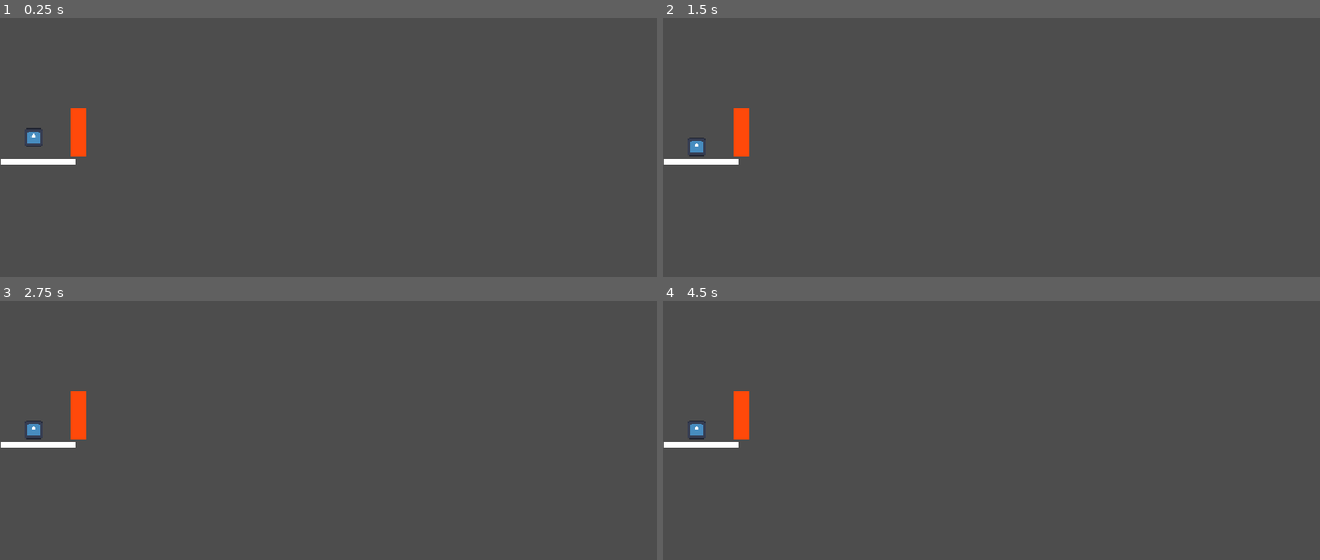
Above: before the commit, frames 1-4 (two rows, left to right).
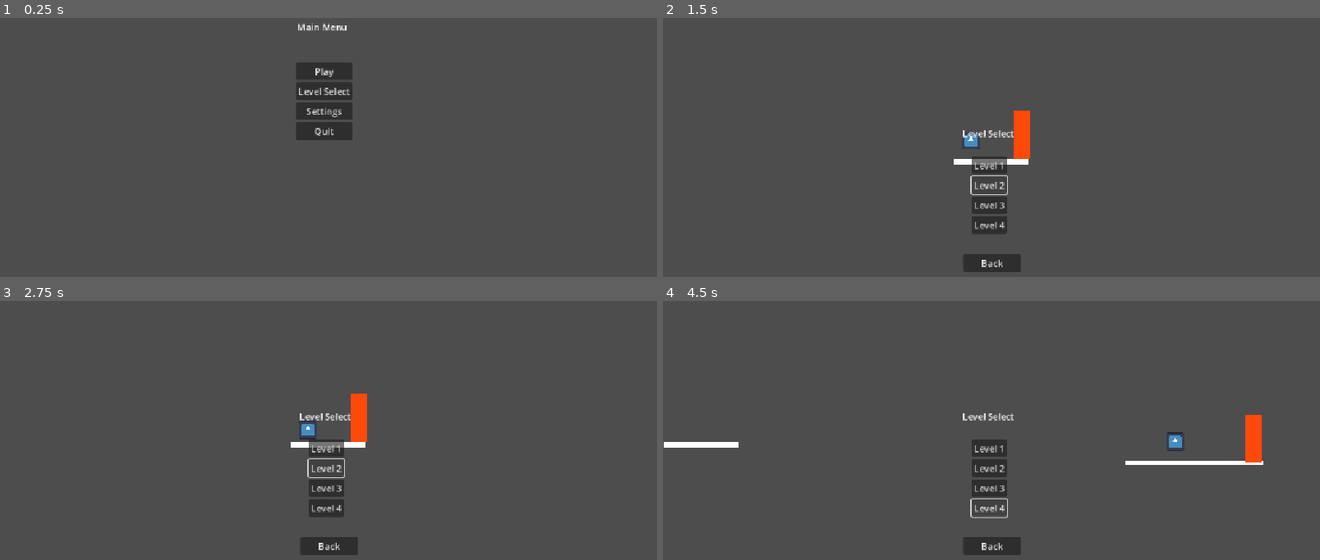
Above: after the commit, the same moments.

Repository: Cayuga007/summer-summit-2026
Game: Godot game, scene res://UI/Main_menu.tscn
The game is run twice, just before and just after one commit, with the same random seed, the same clock (stepped at 60 frames per second) and the same inputs. Before the commit the project starts from res://Levels/Level_1.tscn. The engine's default icon, where the game draws it, is replaced by a stand-in: a white triangle on a blue panel in a dark square.
Inputs (mouse positions are in pixels of both pictures, inside the frame that each line leads up to):
- Up to frame 1 (0.25 s): no input
- Up to frame 2 (1.5 s): click (984, 90) at 0.5 s, where only the run after the commit has a clickable "Level Select"; click (991, 186) at 1.25 s, where only the run after the commit has a clickable "Level 2"
- Up to frame 3 (2.75 s): click (328, 469) at 2 s, where only the run after the commit has a clickable "Level 2"
- Up to frame 4 (4.5 s): click (991, 487) at 2.75 s, where only the run after the commit has a clickable "Level 3"; click (991, 469) at 3.5 s, where only the run after the commit has a clickable "Level 2"; click (991, 508) at 4.25 s, where only the run after the commit has a clickable "Level 4"

The runs differ from the first frame. In frame 1, 3.0% of the frame differs, in the area x 0-54%, y 1-57%; in frame 2, 3.3%; in frame 3, 3.3%, in the area x 0-56%, y 34-99%; in frame 4, 3.3%.

Commit message:
More Menus
Added Main Menu, Settings, and pause. Each menu has their own hook ups with back buttons and everything tracks as intended.

Diff:
--- a/Scripts/Level_manager.gd
+++ b/Scripts/Level_manager.gd
@@ -8,17 +8,42 @@
 	"res://Levels/Level_4.tscn",
 ]
 
+const MAIN_MENU := "res://UI/Main_menu.tscn"
 const LEVEL_SELECT := "res://UI/Level_SelectionUI.tscn"
+const SETTINGS_MENU := preload("res://UI/Settings_Menu.tscn")
+const LEVEL_SELECT_MENU := preload("res://UI/Level_SelectionUI.tscn")
 
 var current_index: int = 0
+var music_volume: float = 1.0
+var sfx_volume: float = 1.0
+
+
+func set_music_volume(value: float) -> void:
+	music_volume = clampf(value, 0.0, 1.0)
+	_set_bus_volume("Music", music_volume)
+
+
+func set_sfx_volume(value: float) -> void:
+	sfx_volume = clampf(value, 0.0, 1.0)
+	_set_bus_volume("SFX", sfx_volume)
+
+
+func _set_bus_volume(bus_name: String, linear: float) -> void:
+	var bus := AudioServer.get_bus_index(bus_name)
+	if bus == -1:
+		return
+	AudioServer.set_bus_volume_db(bus, linear_to_db(linear) if linear > 0.0 else -80.0)
+
 
 func load_level(index: int) -> void:
 	current_index = clampi(index, 0, LEVELS.size() - 1)
 	get_tree().paused = false
 	get_tree().change_scene_to_file(LEVELS[current_index])
 
+
 func retry() -> void:
 	load_level(current_index)
+
 
 func next() -> void:
 	if has_next_level():
@@ -26,9 +51,23 @@
 	else:
 		go_to_level_select()
 
+
 func has_next_level() -> bool:
 	return current_index < LEVELS.size() - 1
+
 
 func go_to_level_select() -> void:
 	get_tree().paused = false
 	get_tree().change_scene_to_file(LEVEL_SELECT)
+
+
+func go_to_main_menu() -> void:
+	get_tree().paused = false
+	get_tree().change_scene_to_file(MAIN_MENU)
+
+
+func open_overlay(menu_scene: PackedScene, from_menu: CanvasLayer) -> void:
+	from_menu.hide()
+	var menu := menu_scene.instantiate()
+	from_menu.add_sibling(menu)
+	menu.closed.connect(from_menu.show)
--- a/Scripts/level_1.gd
+++ b/Scripts/level_1.gd
@@ -1,8 +1,24 @@
 extends Node2D
+
+const PAUSE_MENU := preload("res://UI/Pause_Menu.tscn")
+
+var pause_menu: CanvasLayer
+
 
 func _ready() -> void:
 	$VictoryDoor.level_completed.connect(_on_level_completed)
+	pause_menu = PAUSE_MENU.instantiate()
+	add_child(pause_menu)
+
 
 func _on_level_completed() -> void:
+	pause_menu.hide()
 	$LevelCompleted.show()
-	get_tree().paused = true  # optional, stops the player behind the menu
+	get_tree().paused = true
+
+
+func _unhandled_input(event: InputEvent) -> void:
+	if event.is_action_pressed("pause") and not get_tree().paused:
+		if $LevelCompleted.visible:
+			return
+		pause_menu.open()
--- a/Scripts/level_selection_ui.gd
+++ b/Scripts/level_selection_ui.gd
@@ -1,22 +1,31 @@
 extends CanvasLayer
 
+signal closed
+
+
+func _ready() -> void:
+	process_mode = Node.PROCESS_MODE_ALWAYS
 
 
 func _on_level_1_button_pressed() -> void:
-	LevelManager.current_index = 0
-	get_tree().change_scene_to_file("res://Levels/Level_1.tscn")
+	LevelManager.load_level(0)
 
 
 func _on_level_2_button_pressed() -> void:
-	LevelManager.current_index = 1
-	get_tree().change_scene_to_file("res://Levels/Level_2.tscn")
+	LevelManager.load_level(1)
 
 
 func _on_level_3_button_pressed() -> void:
-	LevelManager.current_index = 2
-	get_tree().change_scene_to_file("res://Levels/Level_3.tscn")
+	LevelManager.load_level(2)
 
 
 func _on_level_4_button_pressed() -> void:
-	LevelManager.current_index = 3
-	get_tree().change_scene_to_file("res://Levels/Level_4.tscn")
+	LevelManager.load_level(3)
+
+
+func _on_back_button_pressed() -> void:
+	if get_tree().current_scene == self:
+		LevelManager.go_to_main_menu()
+	else:
+		closed.emit()
+		queue_free()
--- /dev/null
+++ b/Scripts/main_menu.gd
@@ -0,0 +1,17 @@
+extends CanvasLayer
+
+
+func _on_play_button_pressed() -> void:
+	LevelManager.load_level(0)
+
+
+func _on_level_select_button_pressed() -> void:
+	LevelManager.open_overlay(LevelManager.LEVEL_SELECT_MENU, self)
+
+
+func _on_settings_button_pressed() -> void:
+	LevelManager.open_overlay(LevelManager.SETTINGS_MENU, self)
+
+
+func _on_quit_button_pressed() -> void:
+	get_tree().quit()
--- /dev/null
+++ b/Scripts/pause_menu.gd
@@ -0,0 +1,38 @@
+extends CanvasLayer
+
+
+func _ready() -> void:
+	process_mode = Node.PROCESS_MODE_ALWAYS
+	hide()
+
+
+func open() -> void:
+	show()
+	get_tree().paused = true
+
+
+func _on_resume_button_pressed() -> void:
+	hide()
+	get_tree().paused = false
+
+
+func _on_settings_button_pressed() -> void:
+	LevelManager.open_overlay(LevelManager.SETTINGS_MENU, self)
+
+
+func _on_level_select_button_pressed() -> void:
+	LevelManager.open_overlay(LevelManager.LEVEL_SELECT_MENU, self)
+
+
+func _on_main_menu_button_pressed() -> void:
+	LevelManager.go_to_main_menu()
+
+
+func _on_quit_button_pressed() -> void:
+	get_tree().quit()
+
+
+func _unhandled_input(event: InputEvent) -> void:
+	if visible and event.is_action_pressed("ui_cancel"):
+		_on_resume_button_pressed()
+		get_viewport().set_input_as_handled()
--- /dev/null
+++ b/Scripts/settings_menu.gd
@@ -0,0 +1,31 @@
+extends CanvasLayer
+
+signal closed
+
+@onready var music_slider: HSlider = $MusicLabel/MusicSlider
+@onready var sfx_slider: HSlider = $SFXLabel/SFXSlider
+
+
+func _ready() -> void:
+	process_mode = Node.PROCESS_MODE_ALWAYS
+	music_slider.value = LevelManager.music_volume
+	sfx_slider.value = LevelManager.sfx_volume
+
+
+func _on_music_slider_value_changed(value: float) -> void:
+	LevelManager.set_music_volume(value)
+
+
+func _on_sfx_slider_value_changed(value: float) -> void:
+	LevelManager.set_sfx_volume(value)
+
+
+func _on_back_button_pressed() -> void:
+	closed.emit()
+	queue_free()
+
+
+func _unhandled_input(event: InputEvent) -> void:
+	if event.is_action_pressed("ui_cancel"):
+		_on_back_button_pressed()
+		get_viewport().set_input_as_handled()
--- a/UI/Level_SelectionUI.tscn
+++ b/UI/Level_SelectionUI.tscn
@@ -34,7 +34,16 @@
 layout_mode = 2
 text = "Level 4"
 
+[node name="BackButton" type="Button" parent="."]
+offset_left = 527.0
+offset_top = 464.0
+offset_right = 627.0
+offset_bottom = 495.0
+text = "Back
+"
+
 [connection signal="pressed" from="VBoxContainer/Level1Button" to="." method="_on_level_1_button_pressed"]
 [connection signal="pressed" from="VBoxContainer/Level2Button" to="." method="_on_level_2_button_pressed"]
 [connection signal="pressed" from="VBoxContainer/Level3Button" to="." method="_on_level_3_button_pressed"]
 [connection signal="pressed" from="VBoxContainer/Level4Button" to="." method="_on_level_4_button_pressed"]
+[connection signal="pressed" from="BackButton" to="." method="_on_back_button_pressed"]
--- /dev/null
+++ b/UI/Main_menu.tscn
@@ -0,0 +1,42 @@
+[gd_scene load_steps=2 format=3 uid="uid://dyyfwwuagtr6g"]
+
+[ext_resource type="Script" uid="uid://omsdvrcb2cut" path="res://Scripts/main_menu.gd" id="1_vbv8a"]
+
+[node name="MainMenu" type="CanvasLayer"]
+script = ExtResource("1_vbv8a")
+
+[node name="Label" type="Label" parent="."]
+offset_left = 521.0
+offset_top = 53.0
+offset_right = 609.0
+offset_bottom = 76.0
+text = "Main Menu"
+
+[node name="VBoxContainer" type="VBoxContainer" parent="."]
+offset_left = 519.0
+offset_top = 127.0
+offset_right = 618.0
+offset_bottom = 263.0
+
+[node name="PlayButton" type="Button" parent="VBoxContainer"]
+layout_mode = 2
+text = "Play"
+
+[node name="LevelSelectButton" type="Button" parent="VBoxContainer"]
+layout_mode = 2
+text = "Level Select"
+
+[node name="SettingsButton" type="Button" parent="VBoxContainer"]
+layout_mode = 2
+text = "Settings
+"
+
+[node name="QuitButton" type="Button" parent="VBoxContainer"]
+layout_mode = 2
+text = "Quit
+"
+
+[connection signal="pressed" from="VBoxContainer/PlayButton" to="." method="_on_play_button_pressed"]
+[connection signal="pressed" from="VBoxContainer/LevelSelectButton" to="." method="_on_level_select_button_pressed"]
+[connection signal="pressed" from="VBoxContainer/SettingsButton" to="." method="_on_settings_button_pressed"]
+[connection signal="pressed" from="VBoxContainer/QuitButton" to="." method="_on_quit_button_pressed"]
--- /dev/null
+++ b/UI/Pause_Menu.tscn
@@ -0,0 +1,46 @@
+[gd_scene load_steps=2 format=3 uid="uid://b0idr30nj003"]
+
+[ext_resource type="Script" path="res://Scripts/pause_menu.gd" id="1_pause"]
+
+[node name="PauseMenu" type="CanvasLayer"]
+script = ExtResource("1_pause")
+
+[node name="Label" type="Label" parent="."]
+offset_left = 518.0
+offset_top = 120.0
+offset_right = 624.0
+offset_bottom = 143.0
+text = "Game Paused"
+
+[node name="VBoxContainer" type="VBoxContainer" parent="."]
+offset_left = 524.0
+offset_top = 192.0
+offset_right = 623.0
+offset_bottom = 328.0
+
+[node name="ResumeButton" type="Button" parent="VBoxContainer"]
+layout_mode = 2
+text = "Resume"
+
+[node name="SettingsButton" type="Button" parent="VBoxContainer"]
+layout_mode = 2
+text = "Settings"
+
+[node name="LevelSelectButton" type="Button" parent="VBoxContainer"]
+layout_mode = 2
+text = "Level Select"
+
+[node name="MainMenuButton" type="Button" parent="VBoxContainer"]
+layout_mode = 2
+text = "Main Menu"
+
+[node name="QuitButton" type="Button" parent="VBoxContainer"]
+layout_mode = 2
+text = "Quit
+"
+
+[connection signal="pressed" from="VBoxContainer/ResumeButton" to="." method="_on_resume_button_pressed"]
+[connection signal="pressed" from="VBoxContainer/SettingsButton" to="." method="_on_settings_button_pressed"]
+[connection signal="pressed" from="VBoxContainer/LevelSelectButton" to="." method="_on_level_select_button_pressed"]
+[connection signal="pressed" from="VBoxContainer/MainMenuButton" to="." method="_on_main_menu_button_pressed"]
+[connection signal="pressed" from="VBoxContainer/QuitButton" to="." method="_on_quit_button_pressed"]
--- /dev/null
+++ b/UI/Settings_Menu.tscn
@@ -0,0 +1,60 @@
+[gd_scene load_steps=2 format=3 uid="uid://cwj1ixkqgr8xb"]
+
+[ext_resource type="Script" uid="uid://buo0g1uw3bhr2" path="res://Scripts/settings_menu.gd" id="1_settings"]
+
+[node name="SettingsMenu" type="CanvasLayer"]
+script = ExtResource("1_settings")
+
+[node name="Label" type="Label" parent="."]
+offset_left = 536.0
+offset_top = 94.0
+offset_right = 598.0
+offset_bottom = 117.0
+text = "Settings"
+
+[node name="MusicLabel" type="Label" parent="."]
+offset_left = 484.0
+offset_top = 149.0
+offset_right = 665.0
+offset_bottom = 198.0
+text = "Music
+"
+
+[node name="MusicSlider" type="HSlider" parent="MusicLabel"]
+layout_mode = 0
+offset_left = 3.0
+offset_top = 30.0
+offset_right = 174.0
+offset_bottom = 46.0
+max_value = 1.0
+step = 0.01
+value = 1.0
+
+[node name="SFXLabel" type="Label" parent="."]
+offset_left = 485.0
+offset_top = 224.0
+offset_right = 666.0
+offset_bottom = 273.0
+text = "SFX
+"
+
+[node name="SFXSlider" type="HSlider" parent="SFXLabel"]
+layout_mode = 0
+offset_left = 3.0
+offset_top = 30.0
+offset_right = 174.0
+offset_bottom = 46.0
+max_value = 1.0
+step = 0.01
+value = 1.0
+
+[node name="BackButton" type="Button" parent="."]
+offset_left = 530.0
+offset_top = 322.0
+offset_right = 606.0
+offset_bottom = 353.0
+text = "Back"
+
+[connection signal="value_changed" from="MusicLabel/MusicSlider" to="." method="_on_music_slider_value_changed"]
+[connection signal="value_changed" from="SFXLabel/SFXSlider" to="." method="_on_sfx_slider_value_changed"]
+[connection signal="pressed" from="BackButton" to="." method="_on_back_button_pressed"]
--- /dev/null
+++ b/default_bus_layout.tres
@@ -0,0 +1,15 @@
+[gd_resource type="AudioBusLayout" format=3 uid="uid://1swsxq2rssq"]
+
+[resource]
+bus/1/name = &"Music"
+bus/1/solo = false
+bus/1/mute = false
+bus/1/bypass_fx = false
+bus/1/volume_db = 0.0
+bus/1/send = &"Master"
+bus/2/name = &"SFX"
+bus/2/solo = false
+bus/2/mute = false
+bus/2/bypass_fx = false
+bus/2/volume_db = 0.0
+bus/2/send = &"Master"
--- a/project.godot
+++ b/project.godot
@@ -11,7 +11,7 @@
 [application]
 
 config/name="summer-summit-2026"
-run/main_scene="uid://ba7m8a545g0od"
+run/main_scene="uid://dyyfwwuagtr6g"
 config/features=PackedStringArray("4.5", "Mobile")
 config/icon="res://icon.svg"
 
@@ -48,6 +48,12 @@
 , Object(InputEventJoypadButton,"resource_local_to_scene":false,"resource_name":"","device":-1,"button_index":0,"pressure":0.0,"pressed":false,"script":null)
 ]
 }
+pause={
+"deadzone": 0.2,
+"events": [Object(InputEventKey,"resource_local_to_scene":false,"resource_name":"","device":-1,"window_id":0,"alt_pressed":false,"shift_pressed":false,"ctrl_pressed":false,"meta_pressed":false,"pressed":false,"keycode":0,"physical_keycode":4194305,"key_label":0,"unicode":0,"location":0,"echo":false,"script":null)
+, Object(InputEventJoypadButton,"resource_local_to_scene":false,"resource_name":"","device":-1,"button_index":6,"pressure":0.0,"pressed":false,"script":null)
+]
+}
 
 [physics]
 
Not shown, added: Scripts/main_menu.gd.uid
Not shown, added: Scripts/pause_menu.gd.uid
Not shown, added: Scripts/settings_menu.gd.uid
